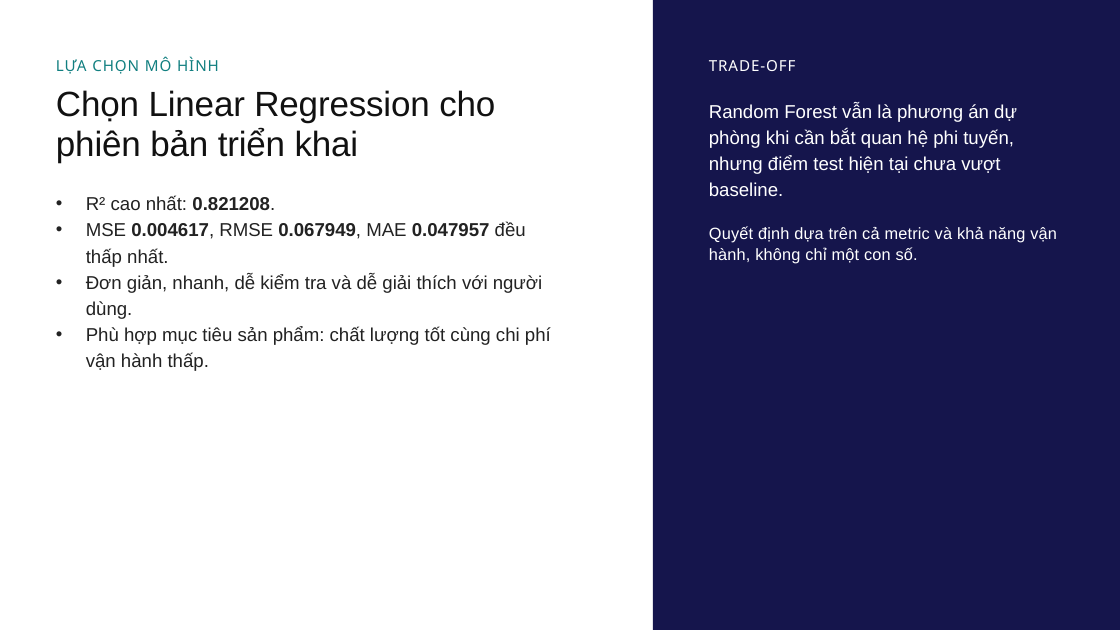
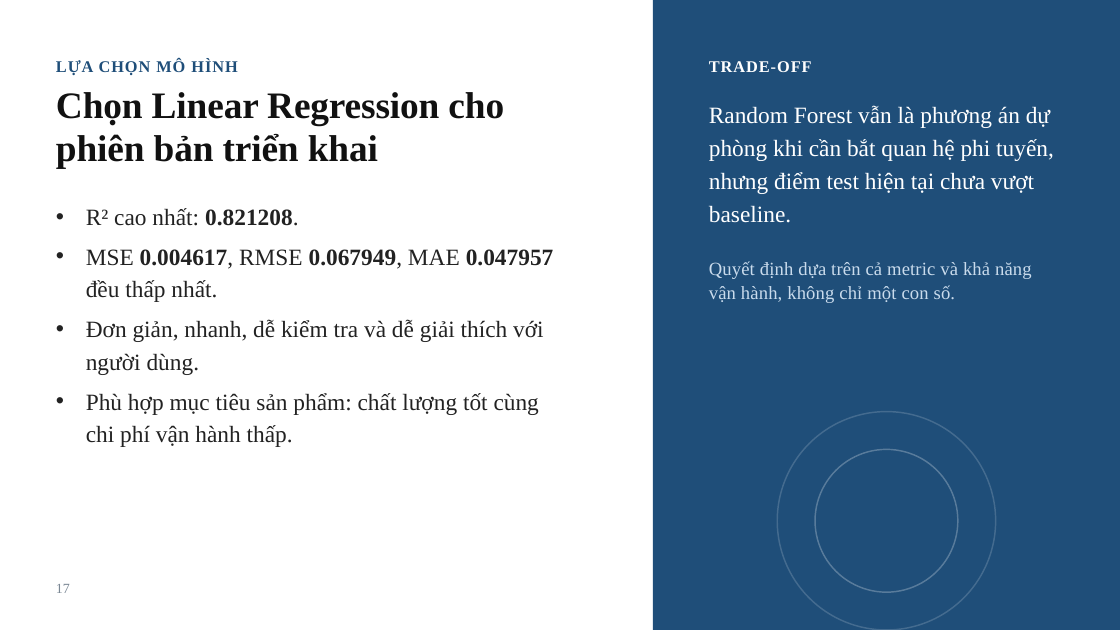
Before and after one commit to hiudz377/02_10123298_10123135_DuDoanKhaNangTrungTuyenSauDaiHoc, a slide deck: slide 17 of docs/slide.pptx. Drawn at 1120x630 pixels with LibreOffice and Linux fonts; fonts in the diff are those of the drawing; background and template pictures are left out. Boxes give left, top, right and bottom in pixels: in the first picture for what was removed or moved away, otherwise in the second. Text is boxed around its words. In the diff, an @@ line names an element or a change of style, - is before the commit and + after.

```diff
--- a/docs/slide.pptx
+++ b/docs/slide.pptx
@@ rectangle at <box>653,0,1120,630</box>: fill #15154C to #1F4E79 @@
@@ text "LỰA CHỌN MÔ HÌNH" at <box>56,59,237,75</box>: size 13 to 14 pt, font Noto Sans to Times New Roman, text colour #117F80 to #1F4E79, bold on @@
@@ text "TRADE-OFF" at <box>709,61,812,72</box>: size 13 to 14 pt, font Noto Sans to Times New Roman, bold on @@
@@ text "Chọn Linear Regression cho phiên ..." at <box>56,92,504,168</box>: size 30 to 32 pt, font Arial to Times New Roman, bold on @@
@@ text "Random Forest vẫn là phương ..." at <box>709,105,1054,223</box>: size 16 to 20 pt, font Arial to Times New Roman @@
@@ text "R² cao nhất: 0.821208.": place and size @@
-text "R² cao nhất: 0.821208." at <box>86,196,551,371</box>
+text "R² cao nhất: 0.821208." at <box>86,208,554,447</box>
@@ text "R² cao nhất: 0.821208." at <box>86,208,554,447</box>: size 16 to 20 pt, font Arial to Times New Roman; more space between paragraphs @@
@@ text "Quyết định dựa trên cả ...": place and size @@
-text "Quyết định dựa trên cả ..." at <box>709,226,1057,264</box>
+text "Quyết định dựa trên cả ..." at <box>709,261,1032,303</box>
@@ text "Quyết định dựa trên cả ..." at <box>709,261,1032,303</box>: size 14 to 16 pt, font Arial to Times New Roman, text colour #FFFFFF to #C9DBEC @@
@@ ellipse added at <box>777,412,996,630</box>, outline #FFFFFF 1.25 pt @@
@@ ellipse added at <box>815,450,958,592</box>, outline #FFFFFF 1.25 pt @@
@@ page number added at <box>56,584,70,593</box>, 12 pt, text #7A8794 @@
+17
```
Also in this commit, not shown: 22 other slides changed.
